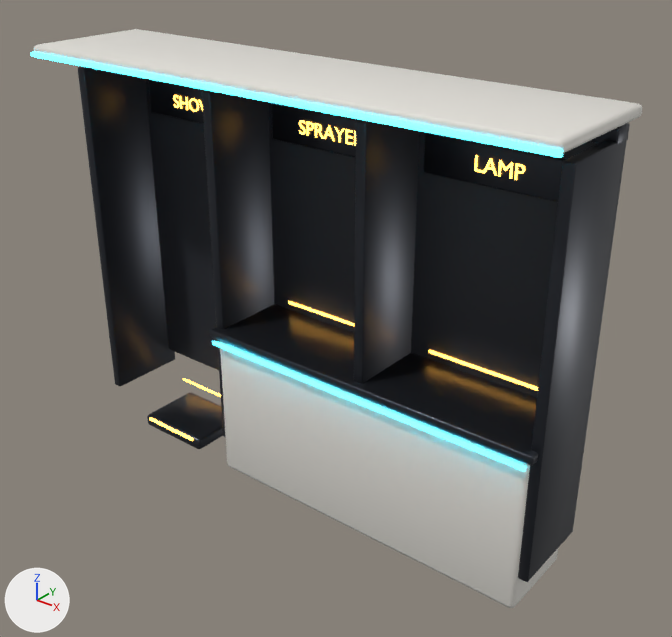
Two versions of the FBX model My project/Assets/Resources/Garden/ToolShed.fbx, one commit apart.
Camera for both pictures: a 50 mm lens placed at (3.02, -3.53, 3.34), pointed at (0.18, 0.02, 1.14). Lighting does not change. The marker at lower left points along +X, +Y and +Z. The older version comes first. Where no turn or scale is listed for an object, it has been applied to the vertices.

Objects in the first picture: 'Awning', 'Awning light', 'Bay plate.001', 'Bay plate.002', 'Cabinet', 'Divider', 'Divider.001', 'Divider.002', 'Divider.003', 'Holder', 'Pegboard', 'Shelf' and 10 more.
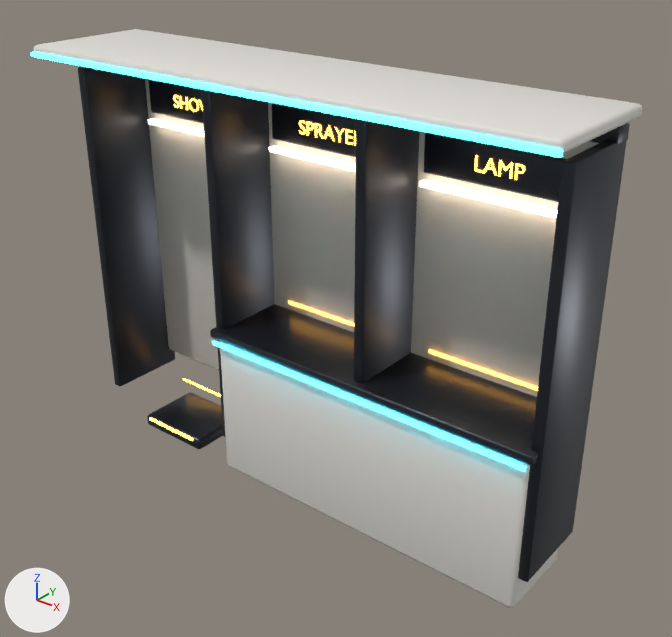
Location of each change, (x1, y1, x2, y2) in pixels of the pictures (672 x 637 px):
```json
{"object": "Pegboard", "change": "recoloured", "before": [145, 79, 599, 397], "after": [145, 79, 599, 397], "on screen": "dark grey to light grey"}
{"object": "Bay light.002", "change": "added", "after": [419, 180, 557, 218], "on screen": "beige"}
{"object": "Bay light.001", "change": "added", "after": [269, 146, 356, 172], "on screen": "beige"}
{"object": "Bay light", "change": "added", "after": [148, 118, 204, 136]}
```

Scene script edits in JSON lines:
```json
{"op": "add", "block": "mat_mat__cfccc4", "code": ["mat_mat__cfccc4 = principled_material('Mat #CFCCC4')", "mat_mat__cfccc4.base_color = (0.624, 0.604, 0.552)  # light grey #cfccc4", "mat_mat__cfccc4.roughness = 0.7"]}
{"op": "add", "block": "mat_glow__ffe9cf", "code": ["mat_glow__ffe9cf = principled_material('Glow #FFE9CF')", "mat_glow__ffe9cf.base_color = (1.0, 0.815, 0.624)  # beige #ffe9cf", "mat_glow__ffe9cf.roughness = 0.6", "mat_glow__ffe9cf.emission_color = (1.0, 0.815, 0.624)  # beige #ffe9cf", "mat_glow__ffe9cf.emission_strength = 6.0"]}
{"block": "me_pegboard", "where": "me_pegboard.from_pydata(...)  # 56 vertices, 54 faces; spans x -1.5..1.5, y 0.24..0.3, z 0.3..2.3"}
{"op": "remove", "block": "me_pegboard", "code": "me_pegboard.materials.append(mat_mat__2a2d34)  # dark grey #2a2d34"}
{"op": "add", "block": "me_pegboard", "code": "me_pegboard.materials.append(mat_mat__cfccc4)  # light grey #cfccc4"}
{"op": "add", "block": "me_bay_light", "code": ["me_bay_light = bpy.data.meshes.new('Bay light')", "me_bay_light.from_pydata(...)  # a box spanning x -1.42..-0.58, y 0.18..0.22, z 1.917..1.942", "me_bay_light.materials.append(mat_glow__ffe9cf)  # beige #ffe9cf, glowing beige #ffe9cf"]}
{"op": "add", "block": "me_bay_light_001", "code": ["me_bay_light_001 = bpy.data.meshes.new('Bay light.001')", "me_bay_light_001.from_pydata(...)  # a box spanning x -0.42..0.42, y 0.18..0.22, z 1.917..1.942", "me_bay_light_001.materials.append(mat_glow__ffe9cf)  # beige #ffe9cf, glowing beige #ffe9cf"]}
{"op": "add", "block": "me_bay_light_002", "code": ["me_bay_light_002 = bpy.data.meshes.new('Bay light.002')", "me_bay_light_002.from_pydata(...)  # a box spanning x 0.58..1.42, y 0.18..0.22, z 1.917..1.942", "me_bay_light_002.materials.append(mat_glow__ffe9cf)  # beige #ffe9cf, glowing beige #ffe9cf"]}
{"op": "add", "block": "ob_bay_light", "code": ["ob_bay_light = bpy.data.objects.new('Bay light', me_bay_light)", "ob_bay_light.location = (0.0, 0.0, 0.0)"]}
{"op": "add", "block": "ob_bay_light_001", "code": ["ob_bay_light_001 = bpy.data.objects.new('Bay light.001', me_bay_light_001)", "ob_bay_light_001.location = (0.0, 0.0, 0.0)"]}
{"op": "add", "block": "ob_bay_light_002", "code": ["ob_bay_light_002 = bpy.data.objects.new('Bay light.002', me_bay_light_002)", "ob_bay_light_002.location = (0.0, 0.0, 0.0)"]}
```
